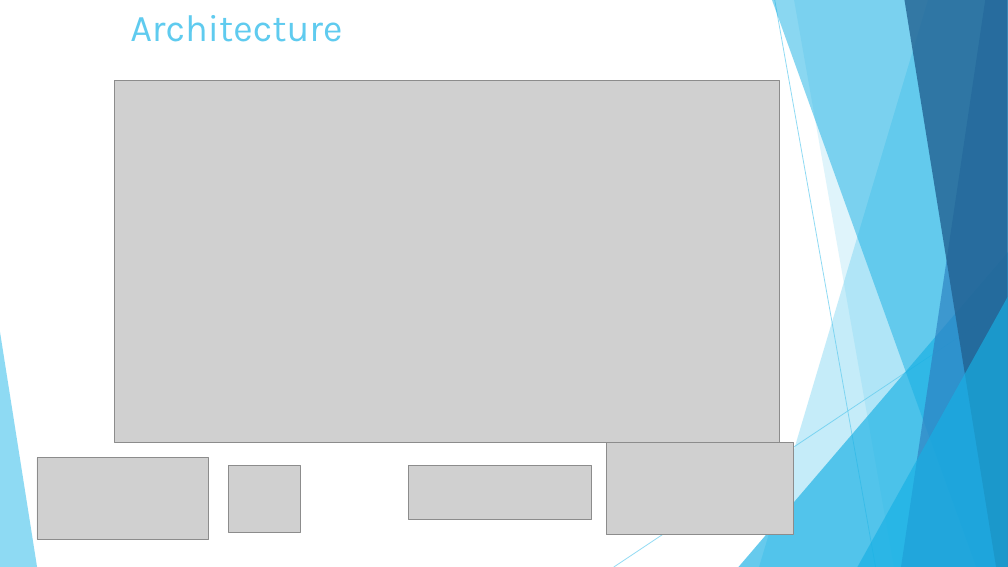
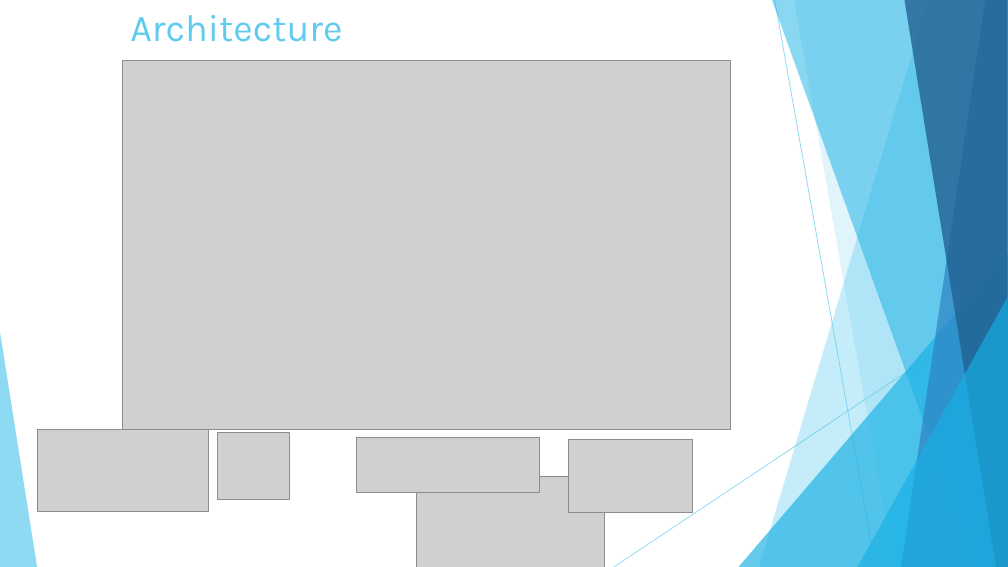
Before and after one commit to BonnWestCoast/Semantify.io-docs, a slide deck: slide 2 of 3architecture/Architecture.pptx. Drawn at 1008x567 pixels with LibreOffice and Linux fonts; fonts in the diff are those of the drawing; grey boxes stand for pictures. Boxes give left, top, right and bottom in pixels: in the first picture for what was removed or moved away, otherwise in the second. Text is boxed around its words. In the diff, an @@ line names an element or a change of style, - is before the commit and + after.

Commit message:
Added architecture

```diff
--- a/3architecture/Architecture.pptx
+++ b/3architecture/Architecture.pptx
@@ picture: place and size @@
-picture at box(114, 80, 780, 442)
+picture at box(123, 60, 730, 430)
@@ picture: place and size @@
-picture at box(37, 458, 209, 540)
+picture at box(37, 430, 209, 511)
@@ picture: place and size @@
-picture at box(229, 465, 301, 532)
+picture at box(218, 433, 290, 500)
@@ picture: place and size @@
-picture at box(409, 465, 592, 520)
+picture at box(356, 438, 539, 492)
@@ picture added at box(569, 439, 693, 513) @@
@@ picture: place and size @@
-picture at box(606, 442, 794, 535)
+picture at box(417, 476, 604, 567)
```
Also in this commit, not shown: 2 other files.
